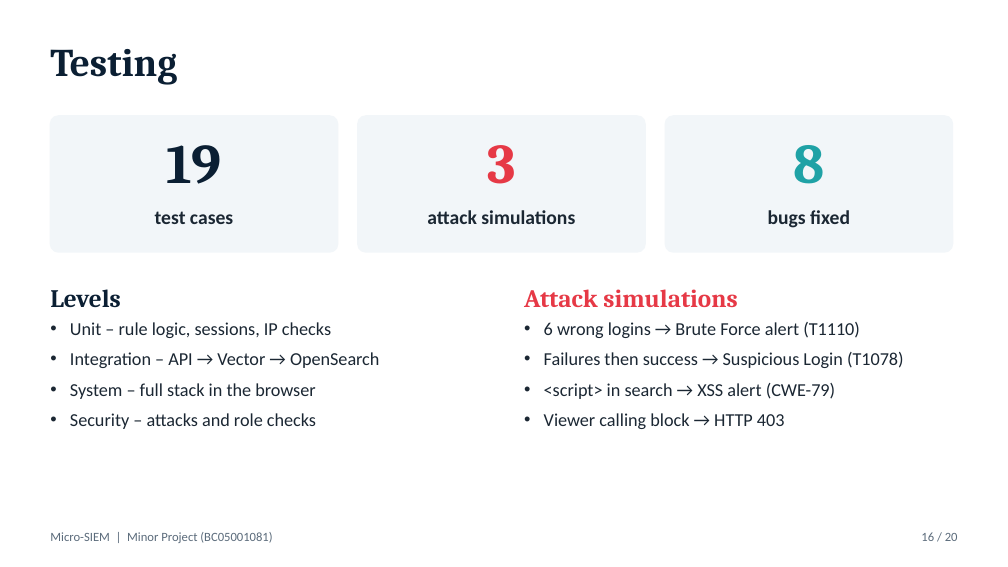
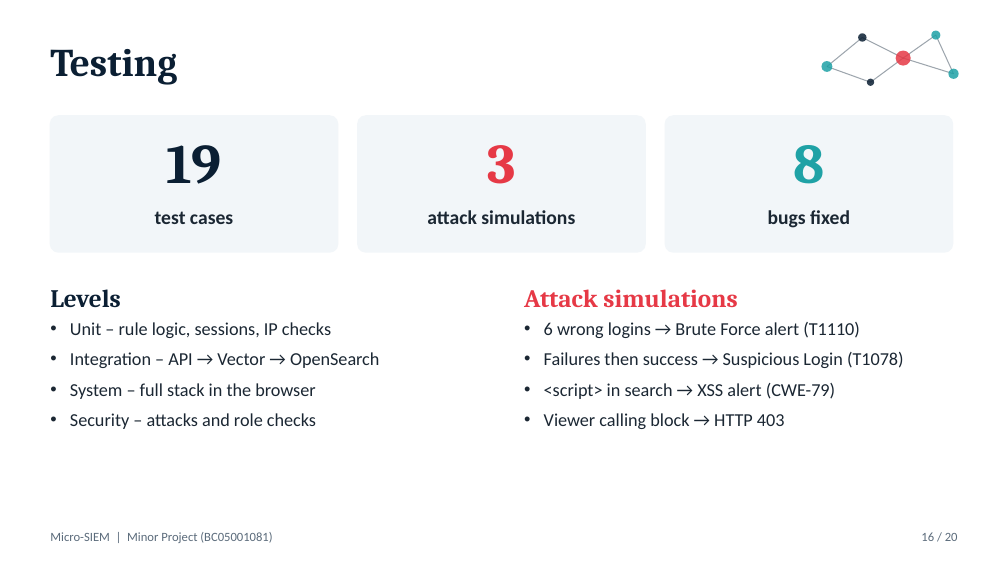
Before and after one commit to jay-sorathiya1/micro-siem, a slide deck: slide 16 of docs/Micro-SIEM.pptx. Drawn at 1008x567 pixels with LibreOffice and Linux fonts; fonts in the diff are those of the drawing. Boxes give left, top, right and bottom in pixels: in the first picture for what was removed or moved away, otherwise in the second. Text is boxed around its words. In the diff, an @@ line names an element or a change of style, - is before the commit and + after.

```diff
--- a/docs/Micro-SIEM.pptx
+++ b/docs/Micro-SIEM.pptx
@@ line added from (827, 67) to (862, 37), #0B1F33 0.75 pt @@
@@ ellipse added at (858,33,866,41), fill #0B1F33 at 85% opacity @@
@@ line added from (862, 37) to (903, 58), #0B1F33 0.75 pt @@
@@ line added from (871, 83) to (903, 58), #0B1F33 0.75 pt @@
@@ ellipse added at (895,50,910,66), fill #E63946 at 85% opacity @@
@@ line added from (903, 58) to (935, 35), #0B1F33 0.75 pt @@
@@ line added from (903, 58) to (954, 74), #0B1F33 0.75 pt @@
@@ ellipse added at (931,30,940,39), fill #1FA2A6 at 85% opacity @@
@@ line added from (935, 35) to (954, 74), #0B1F33 0.75 pt @@
@@ ellipse added at (822,61,833,73), fill #1FA2A6 at 85% opacity @@
@@ line added from (827, 67) to (871, 83), #0B1F33 0.75 pt @@
@@ ellipse added at (867,79,874,86), fill #0B1F33 at 85% opacity @@
@@ ellipse added at (949,69,959,79), fill #1FA2A6 at 85% opacity @@
```
Also in this commit, not shown: 19 other slides changed, 16 other files.
